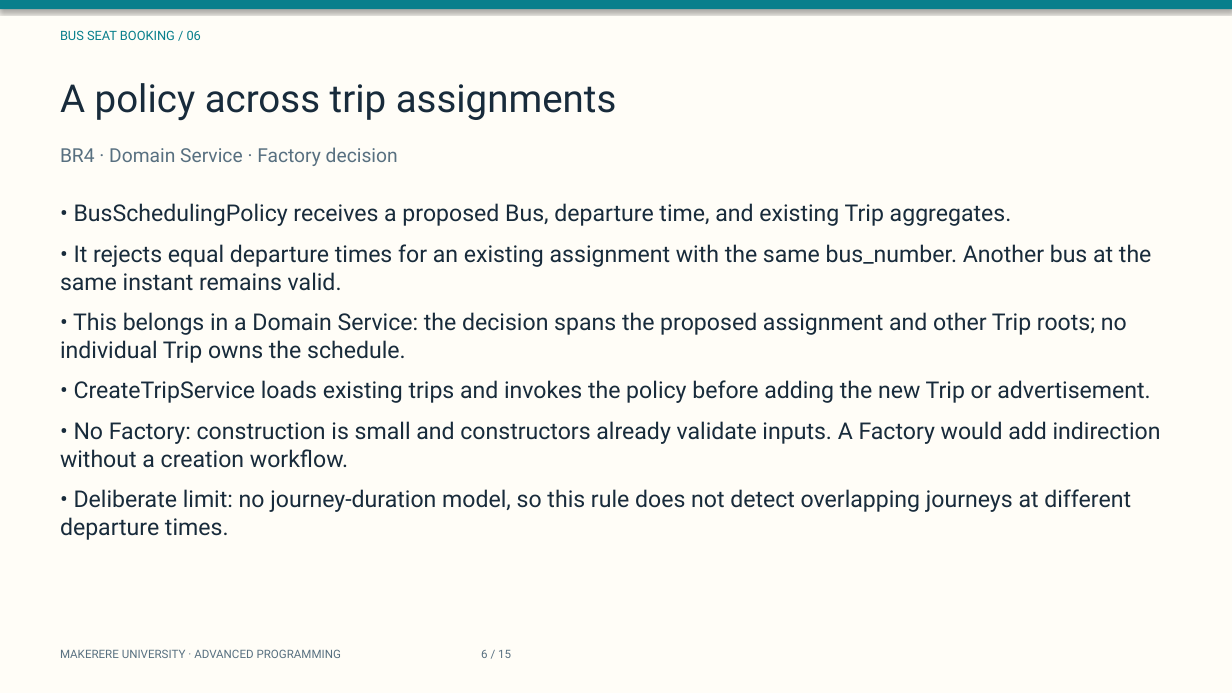
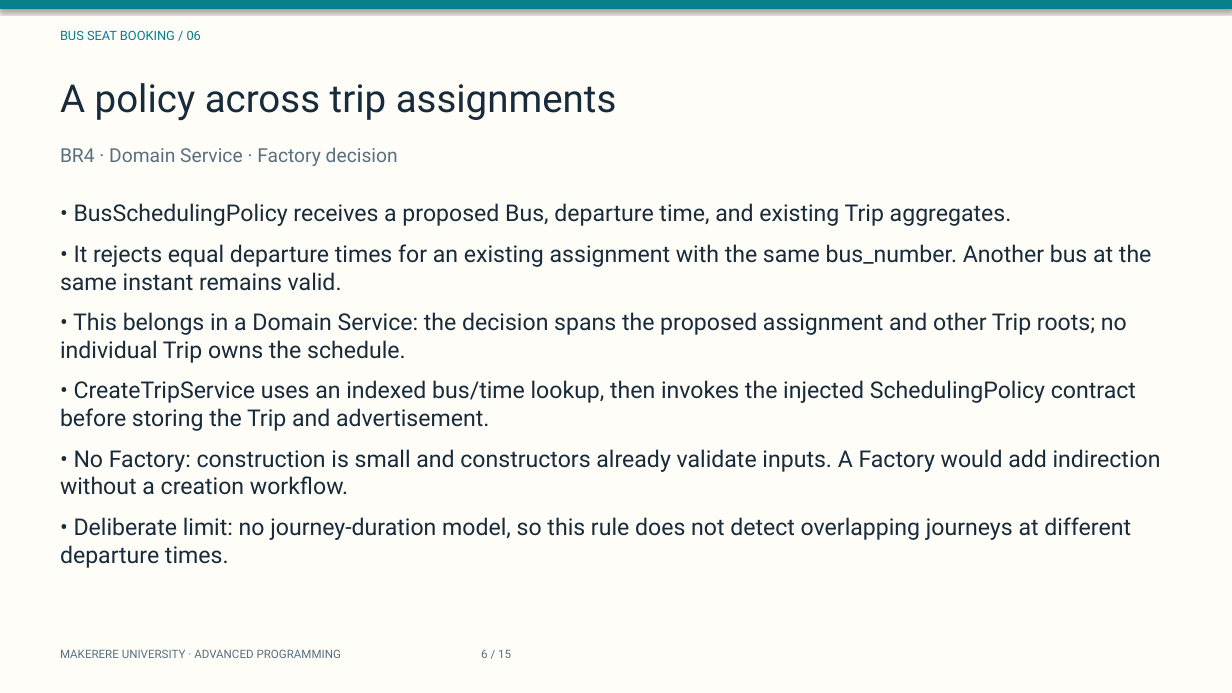
Before and after one commit to TIMOTHY-ctrl/Advancedprogramming_assignment_group_repo, a slide deck: slide 6 of presentation/coursework-slides.pptx. Drawn at 1232x693 pixels with LibreOffice and Linux fonts; fonts in the diff are those of the drawing. Boxes give left, top, right and bottom in pixels: in the first picture for what was removed or moved away, otherwise in the second. Text is boxed around its words. In the diff, an @@ line names an element or a change of style, - is before the commit and + after.

Commit message:
Finalize coursework contracts, aggregate naming and submission evidence

```diff
--- a/presentation/coursework-slides.pptx
+++ b/presentation/coursework-slides.pptx
@@ text at (60, 380, 1136, 431): text changed @@
-• CreateTripService loads existing trips and invokes the policy before adding the new Trip or advertisement.
+• CreateTripService uses an indexed bus/time lookup, then invokes the injected SchedulingPolicy contract before storing the Trip and advertisement.
```
Also in this commit, not shown: 8 other slides changed, 57 other files.
